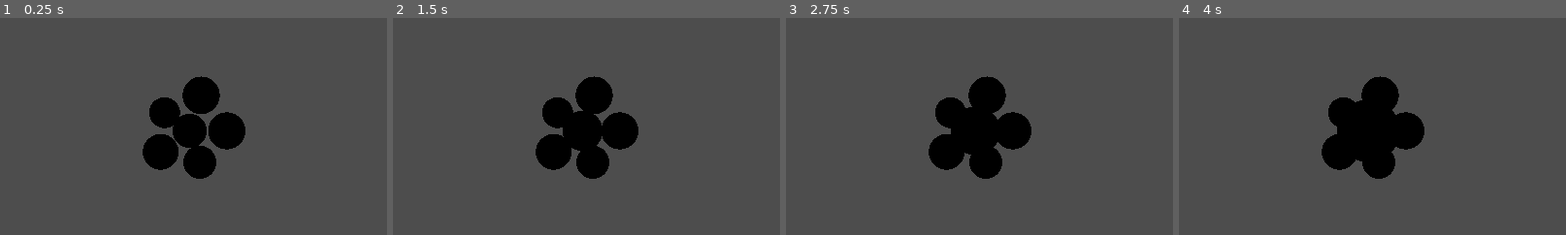
Above: before the commit, frames 1-4 (left to right).
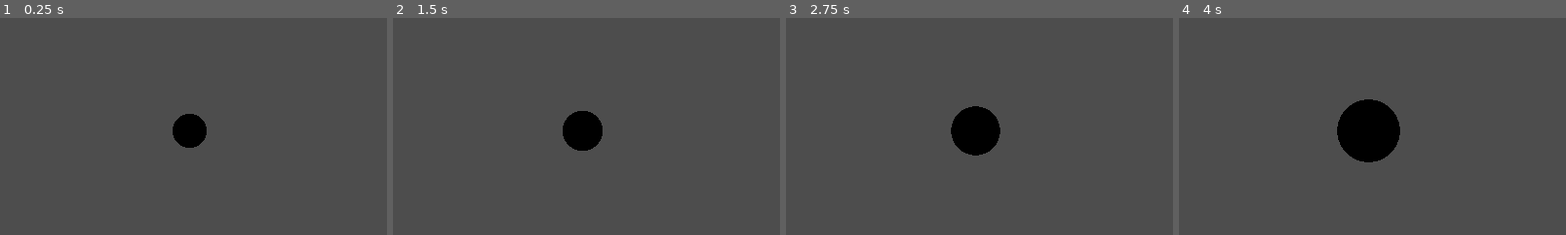
Above: after the commit, the same moments.

Repository: coillteoir/bees
Game: Godot game, scene res://root.tscn
The game is run twice, just before and just after one commit, with the same random seed, the same clock (stepped at 60 frames per second) and the same inputs.
Inputs:
- Up to frame 1 (0.25 s): no input
- Up to frame 2 (1.5 s): tap Enter at 1.25 s
- Up to frame 3 (2.75 s): tap Space at 2 s
- Up to frame 4 (4 s): tap Enter at 3.5 s
The pictures show only the part of the screen within x 26-75%, y 24-74%; the shares and areas given below are measured in that part.

The runs differ from the first frame. In frame 1, 5.7% of the frame differs, in the area x 36-64%, y 26-75%; in frame 2, 5.6%; in frame 3, 5.1%; in frame 4, 3.9%.
Error after the commit: Parse Error: Could not preload resource file "res://flower.tscn". (res://root.gd:5)

Commit message:
removed script

Diff:
--- a/flower.tscn
+++ b/flower.tscn
@@ -1,6 +1,4 @@
 [gd_scene load_steps=4 format=3 uid="uid://dxbkia0bkekf6"]
-
-[ext_resource type="Script" path="res://flower.gd" id="1_kcg7x"]
 
 [sub_resource type="StandardMaterial3D" id="StandardMaterial3D_gsehy"]
 albedo_color = Color(0.537255, 0.00392157, 0.796078, 1)
